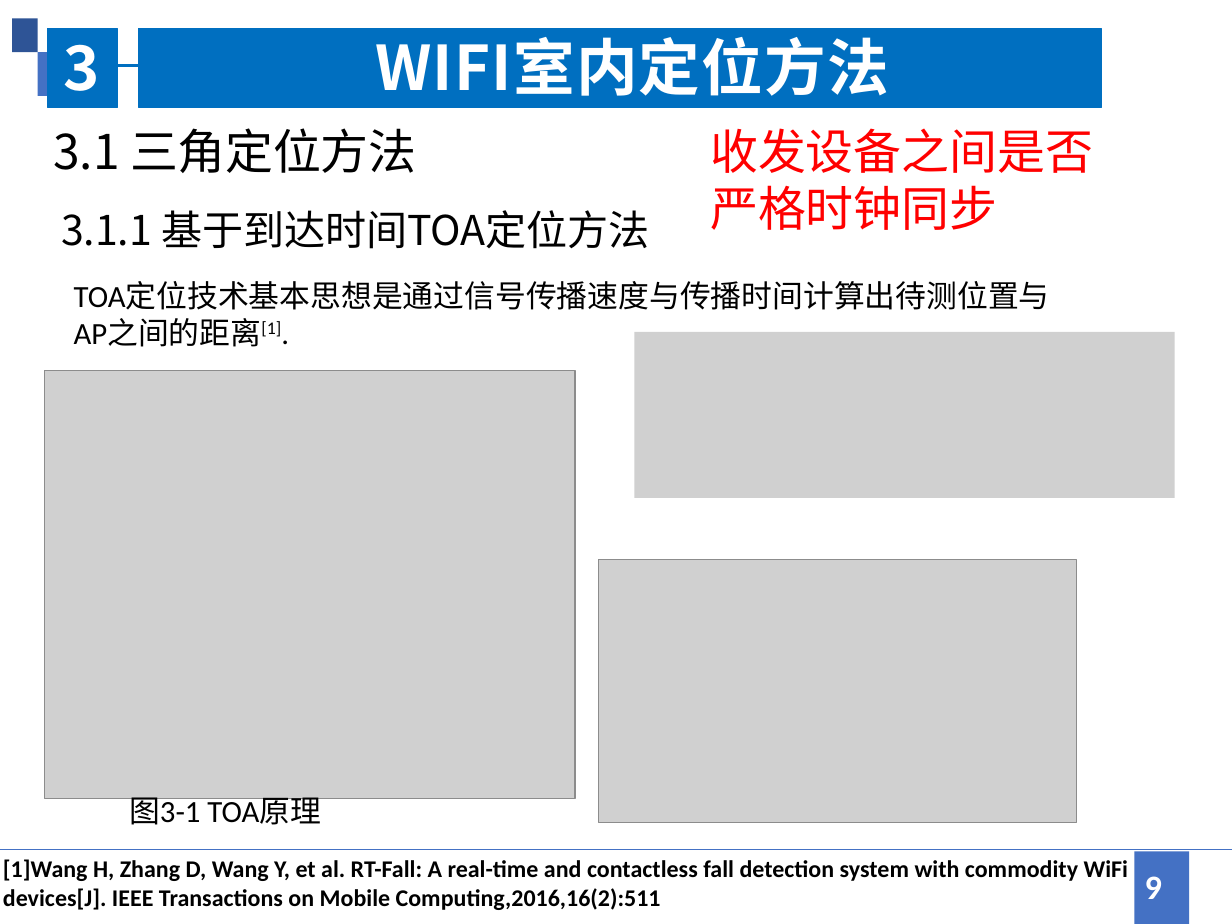
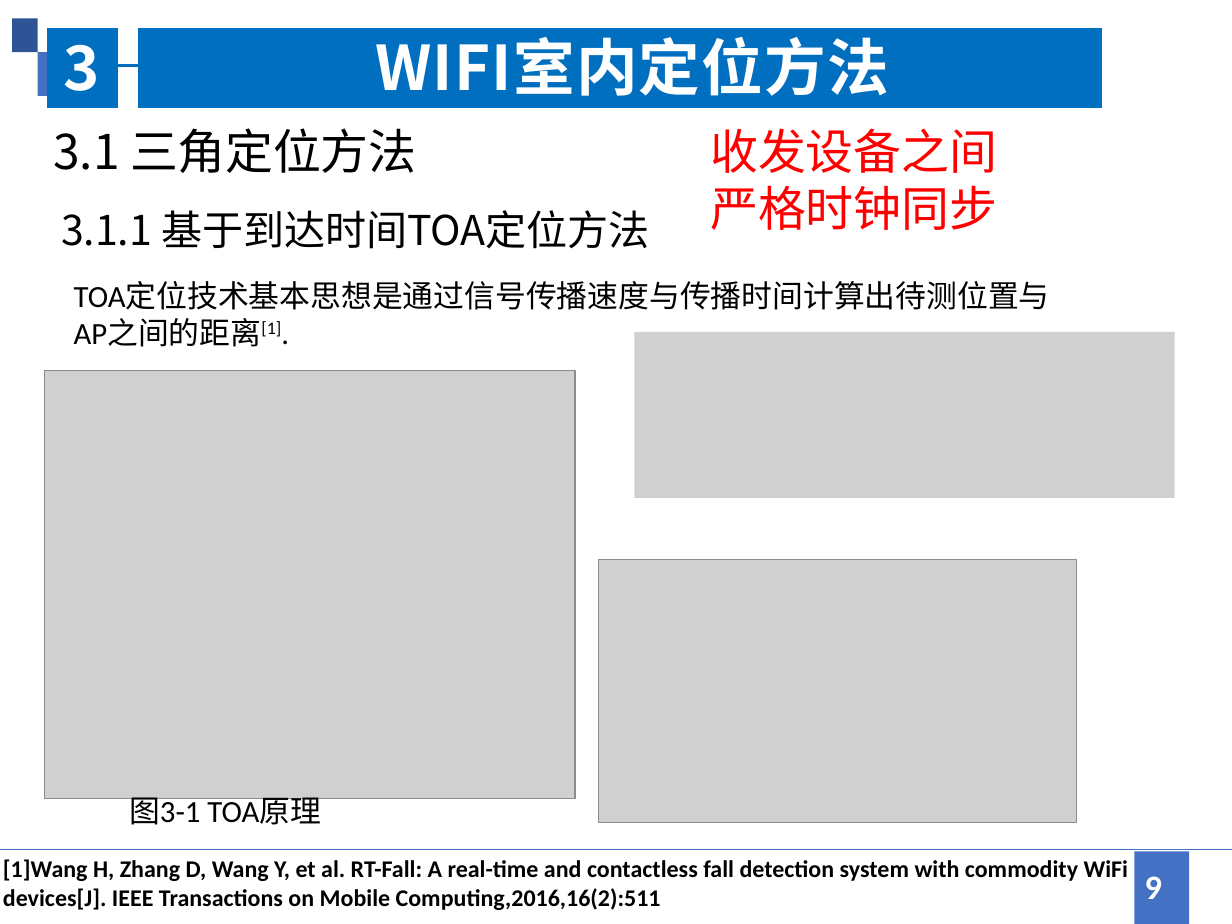
Before and after one commit to jingwei1205/MyCourse, a slide deck: slide 9 of 卫星定位/WIFI室内定位方法综述.pptx. Drawn at 1232x924 pixels with LibreOffice and Linux fonts; fonts in the diff are those of the drawing; grey boxes stand for pictures. Boxes give left, top, right and bottom in pixels: in the first picture for what was removed or moved away, otherwise in the second. Text is boxed around its words. In the diff, an @@ line names an element or a change of style, - is before the commit and + after.

```diff
--- a/卫星定位/WIFI室内定位方法综述.pptx
+++ b/卫星定位/WIFI室内定位方法综述.pptx
@@ text at bbox=[710, 128, 997, 230]: text changed @@
-收发设备之间是否严格时钟同步
+收发设备之间
+严格时钟同步
```
Also in this commit, not shown: 1 other slide changed, 1 slide added.
